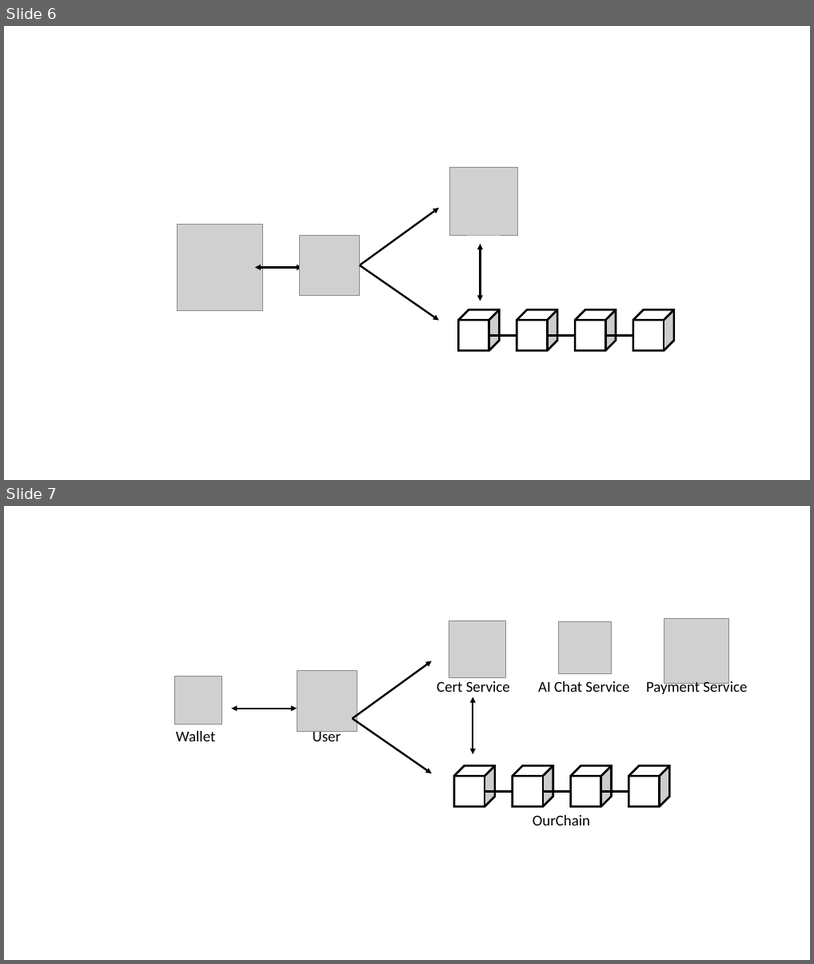
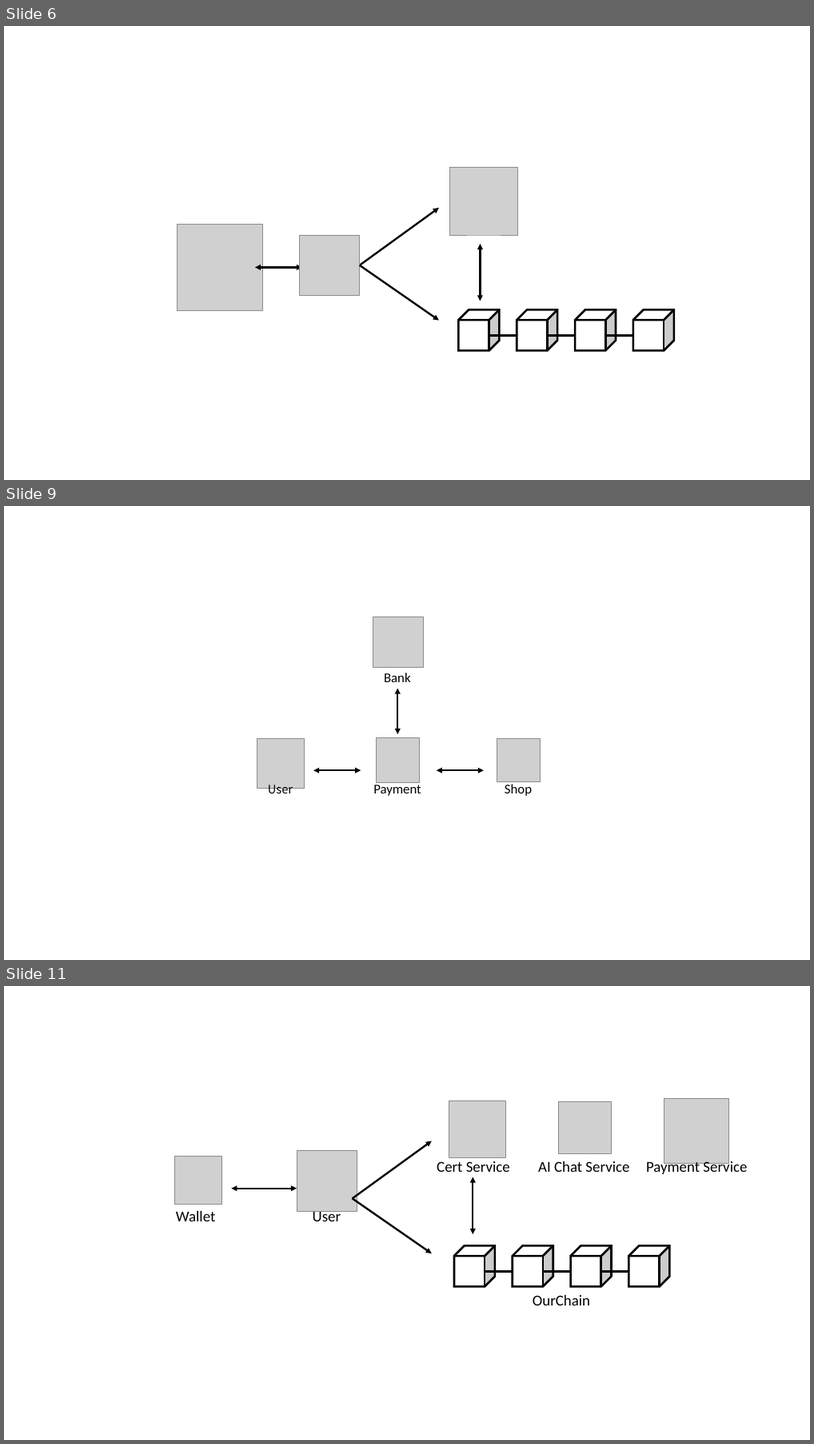
Before and after one commit to leon123858/aid-paper, a slide deck: docs/images.pptx. Shown one above the other, each under a label of ours: slides 6 and 7 before the commit, slides 6, 9 and 11 after it; the slides between them are not shown. The pictures are 814x964 and 814x1444 pixels, drawn with LibreOffice and Linux fonts; fonts in the diff are those of the drawing; grey boxes stand for pictures. Boxes give left, top, right and bottom in pixels: in the first picture for what was removed or moved away, otherwise in the second. Text is boxed around its words. In the diff, an @@ line names an element or a change of style, - is before the commit and + after.

```diff
--- a/docs/images.pptx
+++ b/docs/images.pptx
@@ slide 9 added at bbox=[4, 506, 810, 960], background #FFFFFF @@
@@ group added at bbox=[258, 616, 541, 797]: 4 pictures, 4 texts, 3 double arrows @@
+User
+Payment
+Shop
+Bank
@@ what was slide 7 is now slide 11 @@
```
Also in this commit, not shown: 3 other slides added, 6 other files.
